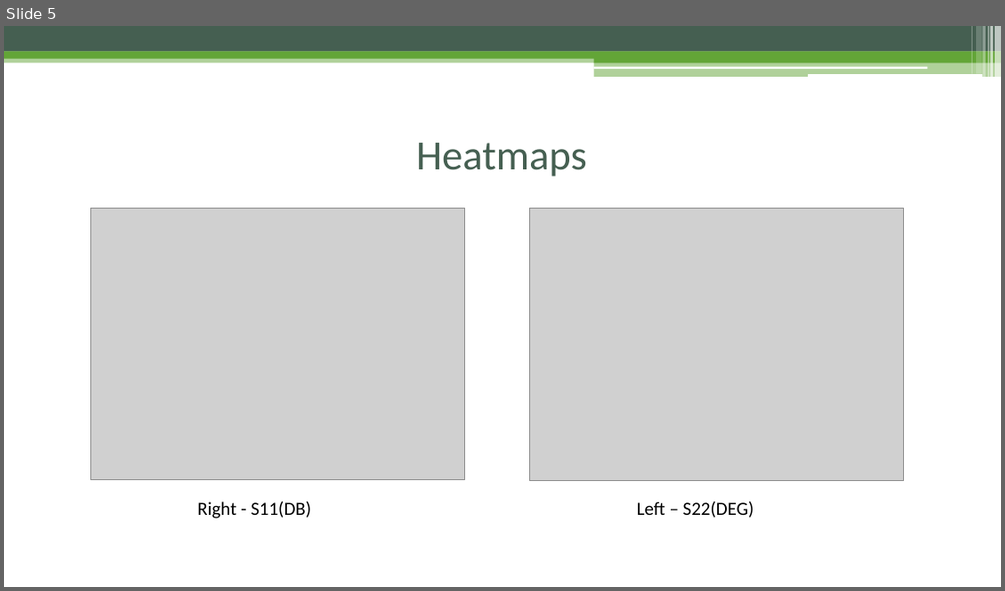
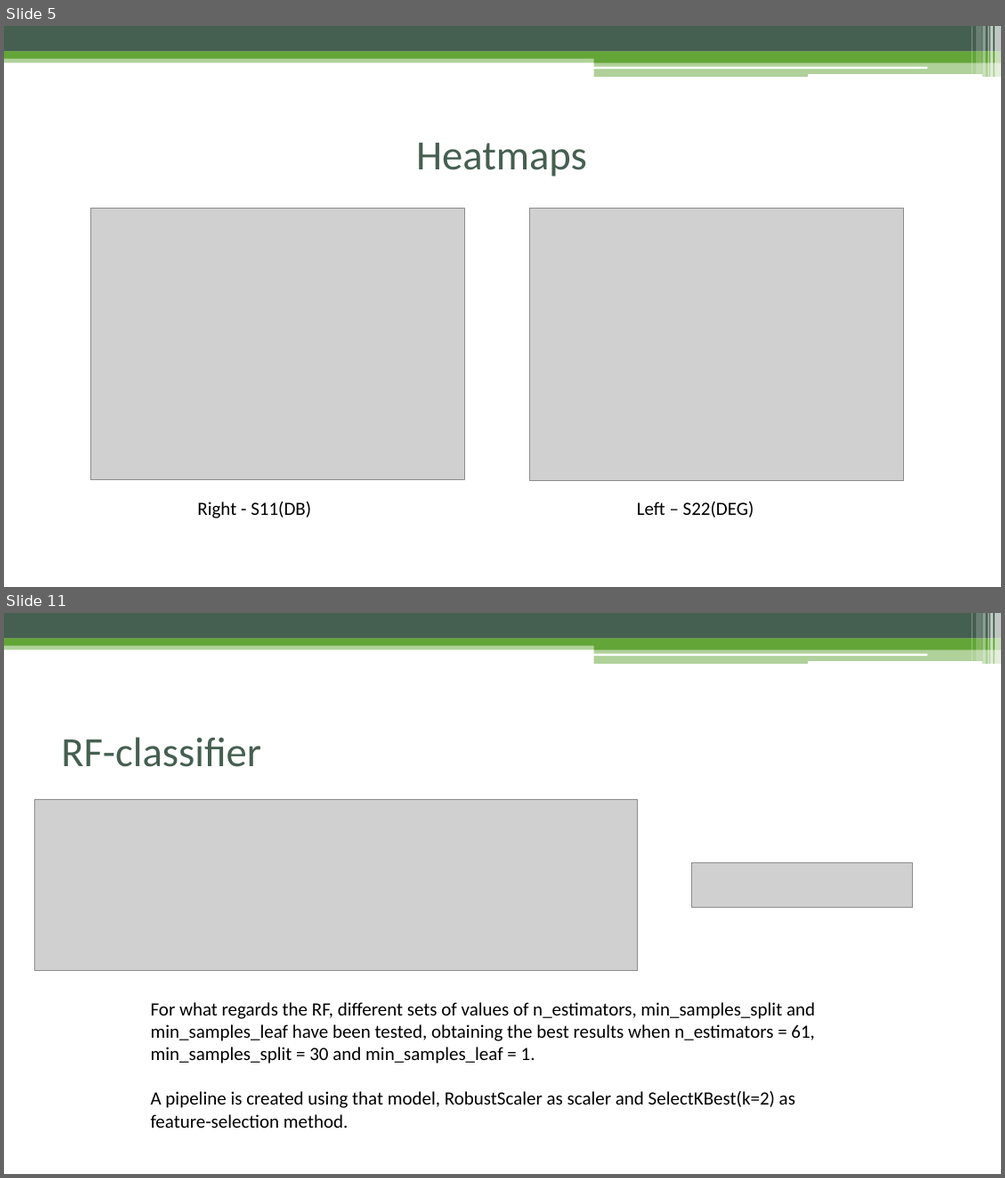
Before and after one commit to EmanueleTinghi/Data-Mining-Project, a slide deck: Docs/Presentation.pptx. Shown one above the other, each under a label of ours: slide 5 before the commit, slides 5 and 11 after it; the slides between them are not shown. The pictures are 1005x591 and 1005x1178 pixels, drawn with LibreOffice and Linux fonts; fonts in the diff are those of the drawing; grey boxes stand for pictures. Boxes give left, top, right and bottom in pixels: in the first picture for what was removed or moved away, otherwise in the second. Text is boxed around its words. In the diff, an @@ line names an element or a change of style, - is before the commit and + after.

```diff
--- a/Docs/Presentation.pptx
+++ b/Docs/Presentation.pptx
@@ slide 11 added at [4, 613, 1001, 1174], background #FFFFFF; not listed: 13 template elements that a slide beside it also shows @@
@@ title added at [61, 737, 261, 767], 40 pt, text #455F51 @@
+RF-classifier
@@ picture added at [34, 799, 638, 971] @@
@@ picture added at [692, 863, 914, 908] @@
@@ text added at [151, 1002, 815, 1127], 18 pt, text #000000 @@
+For what regards the RF, different sets of values of n_estimators, min_samples_split and min_samples_leaf have been tested, obtaining the best results when n_estimators = 61, min_samples_split = 30 and min_samples_leaf = 1.
+A pipeline is created using that model, RobustScaler as scaler and SelectKBest(k=2) as
+feature-selection method.
```
Also in this commit, not shown: 3 slides changed, 10 other slides added, 10 slides removed, 3 other files.
